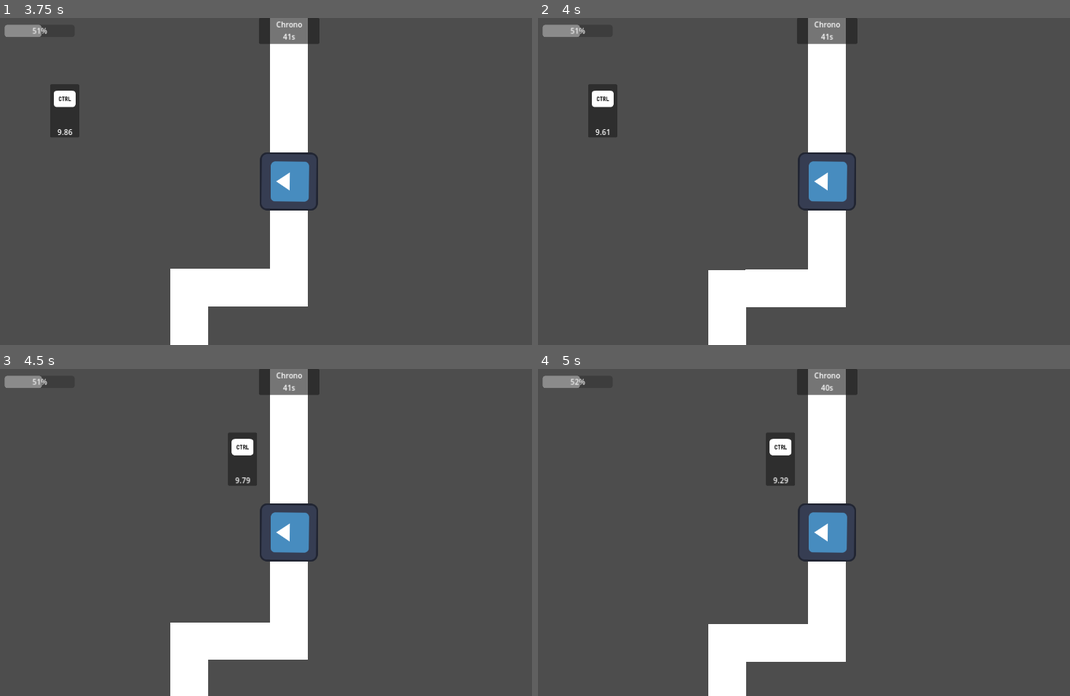
Above: before the commit, frames 1-4 (two rows, left to right).
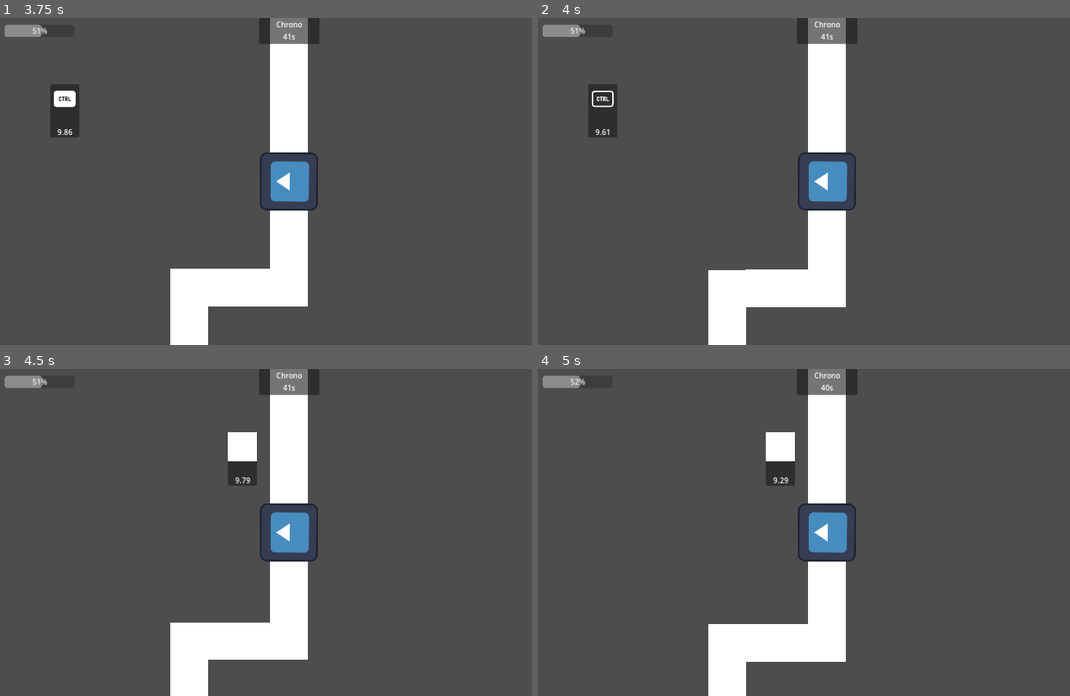
Above: after the commit, the same moments.

Repository: FiFolker/Mazespin
Game: Godot game, scene res://Scenes/menus/main_menu.tscn
Two runs of this game, one before a commit and one after it. Both use one fixed random seed, a clock stepped at 60 frames per second and the inputs below. The engine's default icon, where the game draws it, is replaced by a stand-in: a white triangle on a blue panel in a dark square.
Inputs:
- Up to frame 1 (3.75 s): click "Play" at 0.5 s; tap Enter at 1.25 s; hold Ctrl (current_qte) 1.28-2.03 s; tap Ctrl (current_qte) at 2.1, 3.6 s; hold Ctrl (current_qte) 2.78-3.53 s
- Up to frame 2 (4 s): no input
- Up to frame 3 (4.5 s): hold Ctrl (current_qte) from 4.28 s (still down)
- Up to frame 4 (5 s): keep holding Ctrl (current_qte)

Frame 1 is identical in both runs. In frame 2, 0.1% of the frame differs, in the area x 10-14%, y 22-27%; in frame 3, 0.3%, in the area x 42-49%, y 19-29%; in frame 4, 0.3%.

Commit message:
there is now animated texture for qte and the game work with controller and he detects at the launch if the player has a controller

Diff:
--- /dev/null
+++ b/Resources/Input/keyboard/a.tres
@@ -0,0 +1,21 @@
+[gd_resource type="SpriteFrames" load_steps=3 format=3 uid="uid://cgm3ce44u7c0x"]
+
+[sub_resource type="CompressedTexture2D" id="CompressedTexture2D_jqf8r"]
+load_path = "res://.godot/imported/keyboard_a.png-a7179147258f42814c56ff6aa6029dbb.ctex"
+
+[sub_resource type="CompressedTexture2D" id="CompressedTexture2D_kdmrb"]
+load_path = "res://.godot/imported/keyboard_a_outline.png-f795224bdaffb3d58bc48400a17656fa.ctex"
+
+[resource]
+animations = [{
+"frames": [{
+"duration": 1.0,
+"texture": SubResource("CompressedTexture2D_jqf8r")
+}, {
+"duration": 1.0,
+"texture": SubResource("CompressedTexture2D_kdmrb")
+}],
+"loop": true,
+"name": &"default",
+"speed": 3.0
+}]
--- /dev/null
+++ b/Resources/Input/keyboard/ctrl.tres
@@ -0,0 +1,18 @@
+[gd_resource type="SpriteFrames" load_steps=3 format=3 uid="uid://3awaxouw0iym"]
+
+[ext_resource type="Texture2D" uid="uid://bj7mxoim7e1ix" path="res://Resources/Input/keyboard/keyboard_ctrl.png" id="1_if00s"]
+[ext_resource type="Texture2D" uid="uid://xxbhqrb3dppr" path="res://Resources/Input/keyboard/keyboard_ctrl_outline.png" id="2_ywaob"]
+
+[resource]
+animations = [{
+"frames": [{
+"duration": 1.0,
+"texture": ExtResource("1_if00s")
+}, {
+"duration": 1.0,
+"texture": ExtResource("2_ywaob")
+}],
+"loop": true,
+"name": &"default",
+"speed": 3.0
+}]
--- /dev/null
+++ b/Resources/Input/keyboard/e.tres
@@ -0,0 +1,18 @@
+[gd_resource type="SpriteFrames" load_steps=3 format=3 uid="uid://cy15tjculxqp5"]
+
+[ext_resource type="Texture2D" uid="uid://coxq11yw31r5w" path="res://Resources/Input/keyboard/keyboard_e.png" id="1_xvl15"]
+[ext_resource type="Texture2D" uid="uid://rahhlq7ya7vk" path="res://Resources/Input/keyboard/keyboard_e_outline.png" id="2_ahlg6"]
+
+[resource]
+animations = [{
+"frames": [{
+"duration": 1.0,
+"texture": ExtResource("1_xvl15")
+}, {
+"duration": 1.0,
+"texture": ExtResource("2_ahlg6")
+}],
+"loop": true,
+"name": &"default",
+"speed": 2.0
+}]
--- /dev/null
+++ b/Resources/Input/keyboard/shift.tres
@@ -0,0 +1,18 @@
+[gd_resource type="SpriteFrames" load_steps=3 format=3 uid="uid://chenbiso3sslp"]
+
+[ext_resource type="Texture2D" uid="uid://pk2gs2q1xvv8" path="res://Resources/Input/keyboard/keyboard_shift.png" id="1_tsvim"]
+[ext_resource type="Texture2D" uid="uid://c5qc8m8emnc0u" path="res://Resources/Input/keyboard/keyboard_shift_outline.png" id="2_xmsxc"]
+
+[resource]
+animations = [{
+"frames": [{
+"duration": 1.0,
+"texture": ExtResource("1_tsvim")
+}, {
+"duration": 1.0,
+"texture": ExtResource("2_xmsxc")
+}],
+"loop": true,
+"name": &"default",
+"speed": 3.0
+}]
--- a/Scenes/menus/options_menu.tscn
+++ b/Scenes/menus/options_menu.tscn
@@ -90,6 +90,6 @@
 size_flags_horizontal = 4
 text = "Menu"
 
-[connection signal="item_selected" from="PanelContainer/MarginContainer/VBoxContainer/Platform/InputChoice" to="." method="_on_platform_choice_item_selected"]
+[connection signal="item_selected" from="PanelContainer/MarginContainer/VBoxContainer/Platform/InputChoice" to="." method="_on_input_choice_item_selected"]
 [connection signal="item_selected" from="PanelContainer/MarginContainer/VBoxContainer/Difficulty/DifficultyChoice" to="." method="_on_difficulty_choice_item_selected"]
 [connection signal="button_down" from="PanelContainer/MarginContainer/VBoxContainer/MenuBtn" to="." method="_on_menu_btn_button_down"]
--- a/Scenes/qte/qte_display.tscn
+++ b/Scenes/qte/qte_display.tscn
@@ -12,7 +12,7 @@
 [node name="VBoxContainer" type="VBoxContainer" parent="QTEDisplay"]
 layout_mode = 2
 
-[node name="KeyPng" type="TextureRect" parent="QTEDisplay/VBoxContainer"]
+[node name="KeyPngAnimated" type="TextureRect" parent="QTEDisplay/VBoxContainer"]
 unique_name_in_owner = true
 layout_mode = 2
 
--- a/Scripts/menu/main_menu.gd
+++ b/Scripts/menu/main_menu.gd
@@ -6,8 +6,6 @@
 func _on_play_btn_button_down():
 	get_tree().change_scene_to_packed(game_scene)
 
-
-
 func _on_option_btn_button_down():
 	print("go to option menu")
 	get_tree().change_scene_to_packed(option_scene)
--- a/Scripts/menu/options.gd
+++ b/Scripts/menu/options.gd
@@ -28,7 +28,9 @@
 
 func _on_input_choice_item_selected(index):
 	OptionsValues.input = OptionsValues.INPUT[input_choice.get_item_text(index)]
+	print(OptionsValues.input)
 
 
 func _on_difficulty_choice_item_selected(index):
 	OptionsValues.difficulty = OptionsValues.DIFFICULTY[difficulty_choice.get_item_text(index)]
+	print(OptionsValues.difficulty)
--- a/Scripts/menu/options_values.gd
+++ b/Scripts/menu/options_values.gd
@@ -1,10 +1,14 @@
 extends Node
 
-enum INPUT {PC, CONTROLLER}
+enum INPUT {KEYBOARD, CONTROLLER}
 enum DIFFICULTY {EASY=10, MEDIUM=5, HARD=1}
 
-@export var input:INPUT
+@export var input:INPUT = INPUT.KEYBOARD
 @export var difficulty:DIFFICULTY = DIFFICULTY.EASY
 
 func get_input_as_string() -> String:
 	return INPUT.keys()[input]
+
+func _ready():
+	if Input.get_connected_joypads().size() > 0:
+		input = INPUT.CONTROLLER
--- a/Scripts/qte/qte.gd
+++ b/Scripts/qte/qte.gd
@@ -29,25 +29,26 @@
 func _input(event:InputEvent) -> void:
 
 	if event.is_action_pressed("current_qte") and key_released:
-		print("action pressed")
 		key_released = false
 		qte_done.emit()
 		clear_qte()
 
 	# always a litlle bit bugged not as much as before but a lil bit
-	if InputMap.action_get_events("current_qte").size() > 0 and event is InputEventKey:
-		if !event.is_match(InputMap.action_get_events("current_qte")[0]) and event.is_pressed() and key_released:
-			key_released = false
-			qte_failure.emit()
-			clear_qte()
+	if InputMap.action_get_events("current_qte").size() > 0 :
+		if event is InputEventKey or event is InputEventJoypadButton:
+			if !event.is_match(InputMap.action_get_events("current_qte")[0]) and event.is_pressed() and key_released:
+				key_released = false
+				qte_failure.emit()
+				clear_qte()
 
 	# reset bool when key released
-	if event is InputEventKey and !event.is_pressed():
+	if event is InputEventKey or event is InputEventJoypadButton and !event.is_pressed():
 		key_released = true
 
 #region QTE logic
 func generate_qte() -> void:
 	var key : InputEvent = get_random_key_from_pool()
+	print(key.as_text())
 	InputMap.action_add_event("current_qte", key)
 	qte_display(key.as_text(), qte_timer)
 	qte_timer.start()
--- a/Scripts/qte/qte_display.gd
+++ b/Scripts/qte/qte_display.gd
@@ -3,8 +3,10 @@
 
 @onready var key_info : Label = %KeyInfo
 @onready var remaining_time : Label = %RemainingTime
-@onready var key_png : TextureRect = %KeyPng
 @onready var qte_display : PanelContainer = $QTEDisplay
+@onready var key_png_animated = %KeyPngAnimated
+
+@export var duration_between_frames : float = 0.25
 
 var security_margin : float = 128
 
@@ -17,13 +19,34 @@
 
 func _ready():
 	qte_display.position = Vector2(randf_range(0, get_viewport().size.x - security_margin), randf_range(0, get_viewport().size.y/2))
-	var texture = load("res://Assets/Sprites/Input/"+OptionsValues.get_input_as_string().to_lower()+"/"+key.to_lower()+".png")
-	if texture != null:
-		key_png.texture = texture
+
+	var textures : Array[Texture2D] = get_textures()
+
+	if textures.size() > 0:
+		key_png_animated.texture = AnimatedTexture.new()
+		var animated_texture : AnimatedTexture = key_png_animated.texture
+		animated_texture.frames = textures.size()
+		for i in range(textures.size()):
+			animated_texture.set_frame_texture(i, textures[i])
+			animated_texture.set_frame_duration(i, duration_between_frames)
 	else:
+		# in case he doesn't find the textures
 		key_info.text = key
 	remaining_time.text = str(timer.wait_time)
 
+func get_textures() -> Array[Texture2D]:
+	var textures : Array[Texture2D]
+	var input_name : String = OptionsValues.get_input_as_string().to_lower()
+	var path_textures : Array[String] = [
+		"res://Assets/Sprites/Input/"+input_name+"/"+input_name+"_"+key.to_lower()+".png",
+		"res://Assets/Sprites/Input/"+input_name+"/"+input_name+"_"+key.to_lower()+"_outline.png"
+	]
+
+	for path in path_textures:
+		if ResourceLoader.exists(path):
+			textures.append(load(path))
+
+	return textures
 # Called every frame. 'delta' is the elapsed time since the previous frame.
 func _process(delta:float):
 	if timer.time_left > 0:
--- a/project.godot
+++ b/project.godot
@@ -42,7 +42,7 @@
 
 [input]
 
-qte_pc={
+qte_keyboard={
 "deadzone": 0.5,
 "events": [Object(InputEventKey,"resource_local_to_scene":false,"resource_name":"","device":-1,"window_id":0,"alt_press …(181 unchanged characters)…
 , Object(InputEventKey,"resource_local_to_scene":false,"resource_name":"","device":-1,"window_id":0,"alt_pressed":false,"shift_pressed":false,"ctrl_pressed":false,"meta_pressed":false,"pressed":false,"keycode":65,"physical_keycode":65,"key_label":65,"unicode":113,"echo":false,"script":null)
@@ -57,3 +57,15 @@
 "deadzone": 0.5,
 "events": []
 }
+qte_controller={
+"deadzone": 0.5,
+"events": [Object(InputEventJoypadButton,"resource_local_to_scene":false,"resource_name":"","device":-1,"button_index":0,"pressure":0.0,"pressed":true,"script":null)
+, Object(InputEventJoypadButton,"resource_local_to_scene":false,"resource_name":"","device":-1,"button_index":1,"pressure":0.0,"pressed":true,"script":null)
+, Object(InputEventJoypadButton,"resource_local_to_scene":false,"resource_name":"","device":-1,"button_index":2,"pressure":0.0,"pressed":true,"script":null)
+, Object(InputEventJoypadButton,"resource_local_to_scene":false,"resource_name":"","device":-1,"button_index":3,"pressure":0.0,"pressed":true,"script":null)
+, Object(InputEventJoypadButton,"resource_local_to_scene":false,"resource_name":"","device":-1,"button_index":10,"pressure":0.0,"pressed":true,"script":null)
+, Object(InputEventJoypadButton,"resource_local_to_scene":false,"resource_name":"","device":-1,"button_index":9,"pressure":0.0,"pressed":true,"script":null)
+, Object(InputEventJoypadMotion,"resource_local_to_scene":false,"resource_name":"","device":-1,"axis":5,"axis_value":1.0,"script":null)
+, Object(InputEventJoypadMotion,"resource_local_to_scene":false,"resource_name":"","device":-1,"axis":4,"axis_value":1.0,"script":null)
+]
+}
Binary file added: Assets/Sprites/Input/keyboard/keyboard_a.png
Not shown, added: Assets/Sprites/Input/keyboard/keyboard_a.png.import
Binary file added: Assets/Sprites/Input/keyboard/keyboard_a_outline.png
Not shown, added: Assets/Sprites/Input/keyboard/keyboard_a_outline.png.import
Binary file added: Assets/Sprites/Input/keyboard/keyboard_ctrl.png
Not shown, changed: Assets/Sprites/Input/keyboard/keyboard_ctrl.png.import
Binary file added: Assets/Sprites/Input/keyboard/keyboard_ctrl_outline.png
Not shown, added: Assets/Sprites/Input/keyboard/keyboard_ctrl_outline.png.import
Binary file added: Assets/Sprites/Input/keyboard/keyboard_e.png
Not shown, added: Assets/Sprites/Input/keyboard/keyboard_e.png.import
Binary file added: Assets/Sprites/Input/keyboard/keyboard_e_outline.png
Not shown, changed: Assets/Sprites/Input/keyboard/keyboard_e_outline.png.import
(and 32 more such lines)
